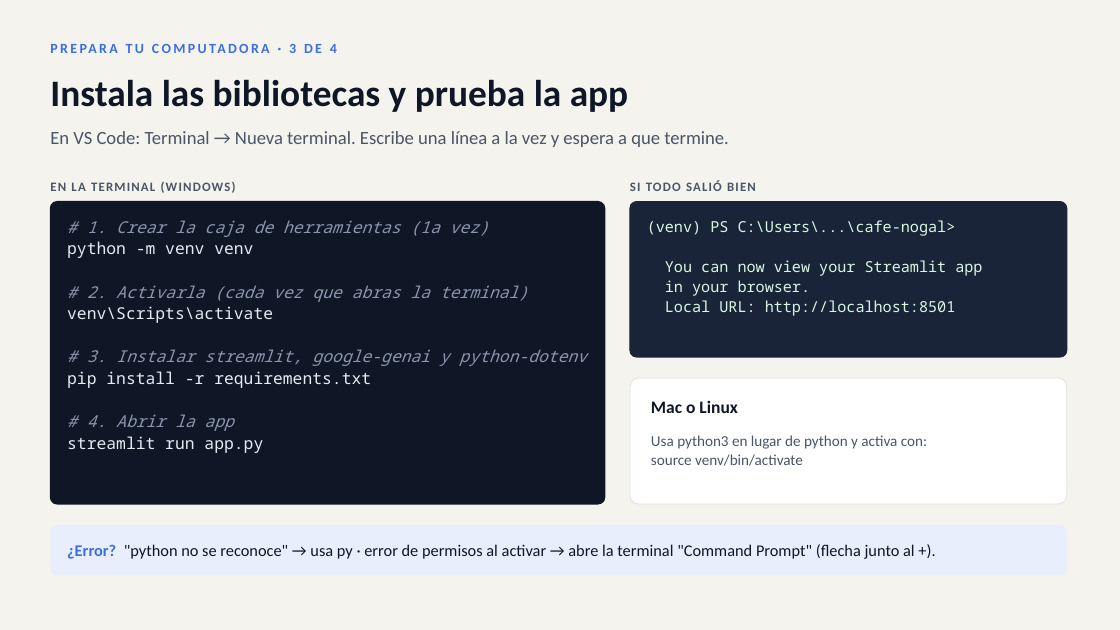
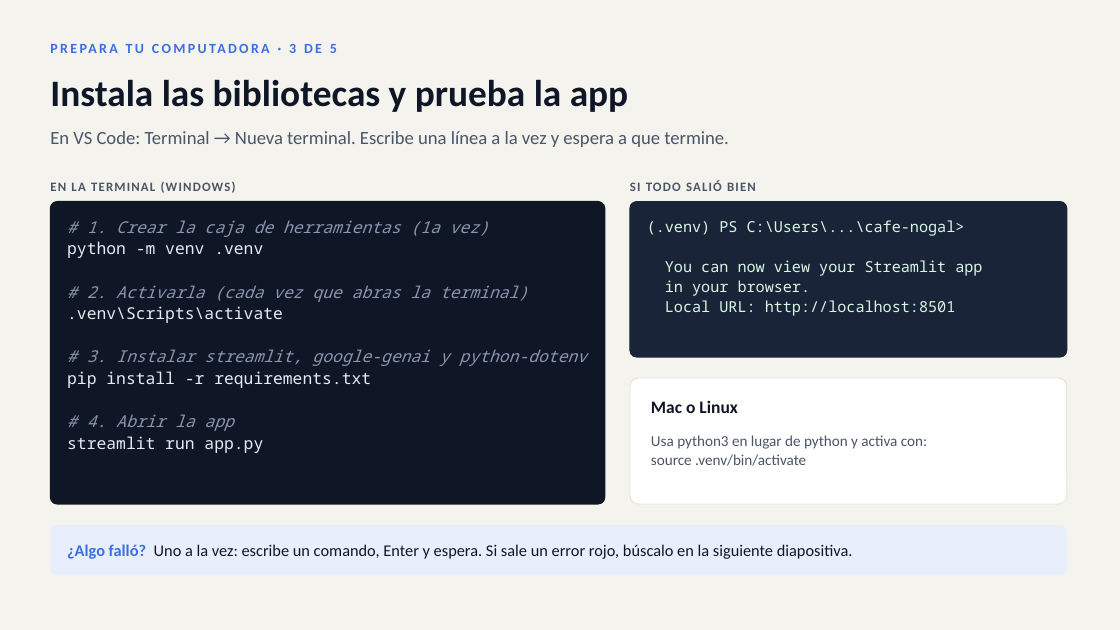
Before and after one commit to Wishard1/AngelDominguez, a slide deck: slide 7 of taller-ia/Implementa_IA_en_tus_sistemas.pptx. Drawn at 1120x630 pixels with LibreOffice and Linux fonts; fonts in the diff are those of the drawing. Boxes give left, top, right and bottom in pixels: in the first picture for what was removed or moved away, otherwise in the second. Text is boxed around its words. In the diff, an @@ line names an element or a change of style, - is before the commit and + after.

```diff
--- a/taller-ia/Implementa_IA_en_tus_sistemas.pptx
+++ b/taller-ia/Implementa_IA_en_tus_sistemas.pptx
@@ text at <box>289,44,337,53</box>: text changed @@
-PREPARA TU COMPUTADORA · 3 DE 4
+PREPARA TU COMPUTADORA · 3 DE 5
@@ text at <box>647,220,965,236</box>: text changed @@
-(venv) PS C:\Users\...\cafe-nogal>
+(.venv) PS C:\Users\...\cafe-nogal>
@@ text at <box>67,241,263,258</box>: text changed @@
-python -m venv venv
+python -m venv .venv
@@ text at <box>67,306,283,323</box>: text changed @@
-venv\Scripts\activate
+.venv\Scripts\activate
@@ text at <box>651,454,806,466</box>: text changed @@
-source venv/bin/activate
+source .venv/bin/activate
@@ text at <box>67,544,853,559</box>: text changed @@
-¿Error? "python no se reconoce" → usa py · error de permisos al activar → abre la terminal "Command Prompt" (flecha junto al +).
+¿Algo falló? Uno a la vez: escribe un comando, Enter y espera. Si sale un error rojo, búscalo en la siguiente diapositiva.
```
Also in this commit, not shown: 14 other slides changed, 2 slides added, 6 other files.
